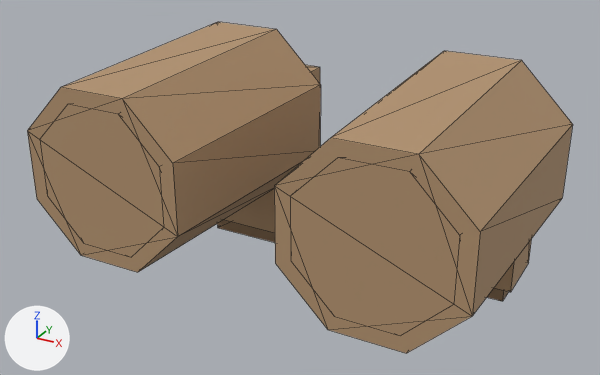
The glTF model client/public/models/armour/boots_low.glb as it was, and as the next commit left it.
Rendered twice from a 50 mm camera at (0.65, -1.512, 0.54) aimed at (-0.019, -0.296, -0.068). The lights are fixed; the arrows at lower left show +X, +Y and +Z. The older version comes first. Mesh edges are drawn as thin lines. Vertices at exactly the same position are counted once.

In view in the first picture: 'FootL', 'FootR', 'LowerLegL', 'LowerLegR'.
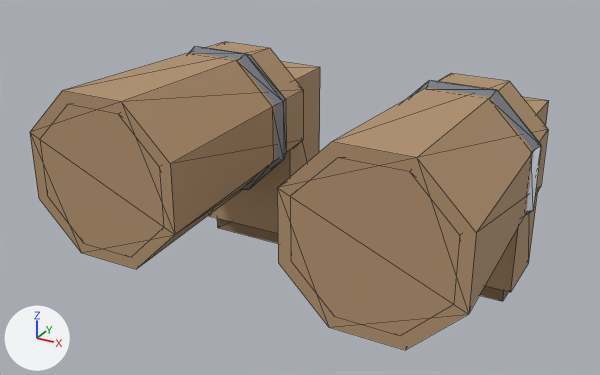
Patch to the scene script:
```diff
--- a/client/public/models/armour/boots_low.glb.py
+++ b/client/public/models/armour/boots_low.glb.py
@@ me_lowerlegl @@
-me_lowerlegl.from_pydata(...)  # 64 vertices, 92 faces; spans x 0.074..0.41, y -0.57..-0.11, z -0.168..0.168
-me_lowerlegl.vertices[0].co = (0.41, -0.11, 0.069)  # pixel (572, 124)
-me_lowerlegl.vertices[1].co = (0.311, -0.11, 0.168)  # pixel (521, 60)
-me_lowerlegl.vertices[2].co = (0.173, -0.11, 0.168)  # pixel (444, 50)
-me_lowerlegl.vertices[3].co = (0.074, -0.11, 0.069)
-me_lowerlegl.vertices[4].co = (0.074, -0.11, -0.069)
-me_lowerlegl.vertices[5].co = (0.173, -0.11, -0.168)
-me_lowerlegl.vertices[6].co = (0.311, -0.11, -0.168)
-me_lowerlegl.vertices[7].co = (0.41, -0.11, -0.069)  # pixel (562, 198)
-me_lowerlegl.vertices[8].co = (0.394, -0.57, 0.063)  # pixel (480, 231)
-me_lowerlegl.vertices[9].co = (0.305, -0.57, 0.152)  # pixel (418, 154)
-me_lowerlegl.vertices[10].co = (0.179, -0.57, 0.152)  # pixel (330, 137)
-me_lowerlegl.vertices[11].co = (0.09, -0.57, 0.063)  # pixel (274, 185)
-me_lowerlegl.vertices[12].co = (0.09, -0.57, -0.063)  # pixel (275, 263)
-me_lowerlegl.vertices[13].co = (0.179, -0.57, -0.152)  # pixel (327, 329)
-me_lowerlegl.vertices[14].co = (0.305, -0.57, -0.152)  # pixel (406, 353)
-me_lowerlegl.vertices[15].co = (0.394, -0.57, -0.063)  # pixel (472, 316)
+me_lowerlegl.from_pydata(...)  # 64 vertices, 92 faces; spans x 0.095..0.389, y -0.57..-0.11, z -0.147..0.147
+# me_lowerlegl part 1
+me_lowerlegl.vertices[0].co = (0.37, -0.11, 0.053)  # pixel (548, 129)
+me_lowerlegl.vertices[1].co = (0.295, -0.11, 0.128)  # pixel (509, 81)
+me_lowerlegl.vertices[2].co = (0.189, -0.11, 0.128)  # pixel (451, 73)
+me_lowerlegl.vertices[3].co = (0.114, -0.11, 0.053)
+me_lowerlegl.vertices[4].co = (0.114, -0.11, -0.053)
+me_lowerlegl.vertices[5].co = (0.189, -0.11, -0.128)
+me_lowerlegl.vertices[6].co = (0.295, -0.11, -0.128)
+me_lowerlegl.vertices[7].co = (0.37, -0.11, -0.053)  # pixel (541, 185)
+me_lowerlegl.vertices[8].co = (0.389, -0.57, 0.061)  # pixel (476, 232)
+me_lowerlegl.vertices[9].co = (0.303, -0.57, 0.147)  # pixel (416, 157)
+me_lowerlegl.vertices[10].co = (0.181, -0.57, 0.147)  # pixel (331, 141)
+me_lowerlegl.vertices[11].co = (0.095, -0.57, 0.061)  # pixel (277, 187)
+me_lowerlegl.vertices[12].co = (0.095, -0.57, -0.061)  # pixel (278, 262)
+me_lowerlegl.vertices[13].co = (0.181, -0.57, -0.147)  # pixel (328, 327)
+me_lowerlegl.vertices[14].co = (0.303, -0.57, -0.147)  # pixel (405, 350)
+me_lowerlegl.vertices[15].co = (0.389, -0.57, -0.061)  # pixel (468, 314)
 me_lowerlegl.materials.append(mat_wood)
@@ me_lowerlegr @@
-me_lowerlegr.from_pydata(...)  # 64 vertices, 92 faces; spans x -0.41..-0.074, y -0.57..-0.11, z -0.168..0.168
-me_lowerlegr.vertices[0].co = (-0.074, -0.11, 0.069)  # pixel (320, 84)
-me_lowerlegr.vertices[1].co = (-0.173, -0.11, 0.168)  # pixel (276, 29)
-me_lowerlegr.vertices[2].co = (-0.311, -0.11, 0.168)  # pixel (218, 21)
-me_lowerlegr.vertices[3].co = (-0.41, -0.11, 0.069)
-me_lowerlegr.vertices[4].co = (-0.41, -0.11, -0.069)
-me_lowerlegr.vertices[5].co = (-0.311, -0.11, -0.168)
-me_lowerlegr.vertices[6].co = (-0.173, -0.11, -0.168)
-me_lowerlegr.vertices[7].co = (-0.074, -0.11, -0.069)
-me_lowerlegr.vertices[8].co = (-0.09, -0.57, 0.063)  # pixel (172, 163)
-me_lowerlegr.vertices[9].co = (-0.179, -0.57, 0.152)  # pixel (122, 98)
-me_lowerlegr.vertices[10].co = (-0.305, -0.57, 0.152)  # pixel (60, 87)
-me_lowerlegr.vertices[11].co = (-0.394, -0.57, 0.063)  # pixel (27, 130)
-me_lowerlegr.vertices[12].co = (-0.394, -0.57, -0.063)  # pixel (36, 198)
-me_lowerlegr.vertices[13].co = (-0.305, -0.57, -0.152)  # pixel (80, 255)
-me_lowerlegr.vertices[14].co = (-0.179, -0.57, -0.152)  # pixel (137, 272)
-me_lowerlegr.vertices[15].co = (-0.09, -0.57, -0.063)  # pixel (177, 236)
+me_lowerlegr.from_pydata(...)  # 64 vertices, 92 faces; spans x -0.389..-0.095, y -0.57..-0.11, z -0.147..0.147
+# me_lowerlegr part 2
+me_lowerlegr.vertices[0].co = (-0.114, -0.11, 0.053)  # pixel (303, 89)
+me_lowerlegr.vertices[1].co = (-0.189, -0.11, 0.128)  # pixel (270, 48)
+me_lowerlegr.vertices[2].co = (-0.295, -0.11, 0.128)  # pixel (225, 41)
+me_lowerlegr.vertices[3].co = (-0.37, -0.11, 0.053)
+me_lowerlegr.vertices[4].co = (-0.37, -0.11, -0.053)
+me_lowerlegr.vertices[5].co = (-0.295, -0.11, -0.128)
+me_lowerlegr.vertices[6].co = (-0.189, -0.11, -0.128)
+me_lowerlegr.vertices[7].co = (-0.114, -0.11, -0.053)  # pixel (303, 139)
+me_lowerlegr.vertices[8].co = (-0.095, -0.57, 0.061)  # pixel (170, 163)
+me_lowerlegr.vertices[9].co = (-0.181, -0.57, 0.147)  # pixel (121, 101)
+me_lowerlegr.vertices[10].co = (-0.303, -0.57, 0.147)  # pixel (62, 90)
+me_lowerlegr.vertices[11].co = (-0.389, -0.57, 0.061)  # pixel (29, 132)
+me_lowerlegr.vertices[12].co = (-0.389, -0.57, -0.061)  # pixel (38, 198)
+me_lowerlegr.vertices[13].co = (-0.303, -0.57, -0.147)  # pixel (81, 252)
+me_lowerlegr.vertices[14].co = (-0.181, -0.57, -0.147)  # pixel (136, 269)
+me_lowerlegr.vertices[15].co = (-0.095, -0.57, -0.061)  # pixel (174, 234)
 me_lowerlegr.materials.append(mat_wood)
```

What differs and where, as boxes [x1, y1, x2, y2] in the pictures (600 x 375 px):
'LowerLegL', reshaped (9% narrower, 8% shorter): before [274, 51, 573, 353]; after [277, 73, 548, 350]
'LowerLegR', reshaped (7% narrower, 9% shorter): before [27, 22, 321, 272]; after [30, 42, 303, 269]
'FootR', unchanged, uncovered by the edit: before [217, 65, 320, 243]; after [209, 62, 320, 243]
'FootL', unchanged, uncovered by the edit: before [487, 239, 532, 301]; after [480, 97, 549, 301]
